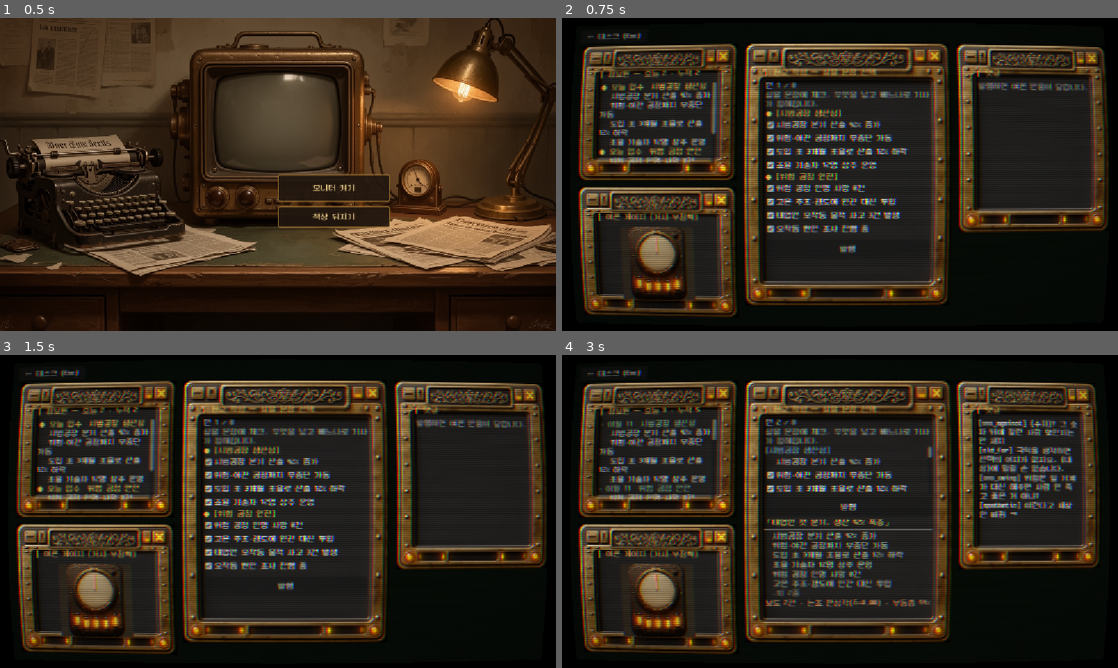
Above: before the commit, frames 1-4 (two rows, left to right).
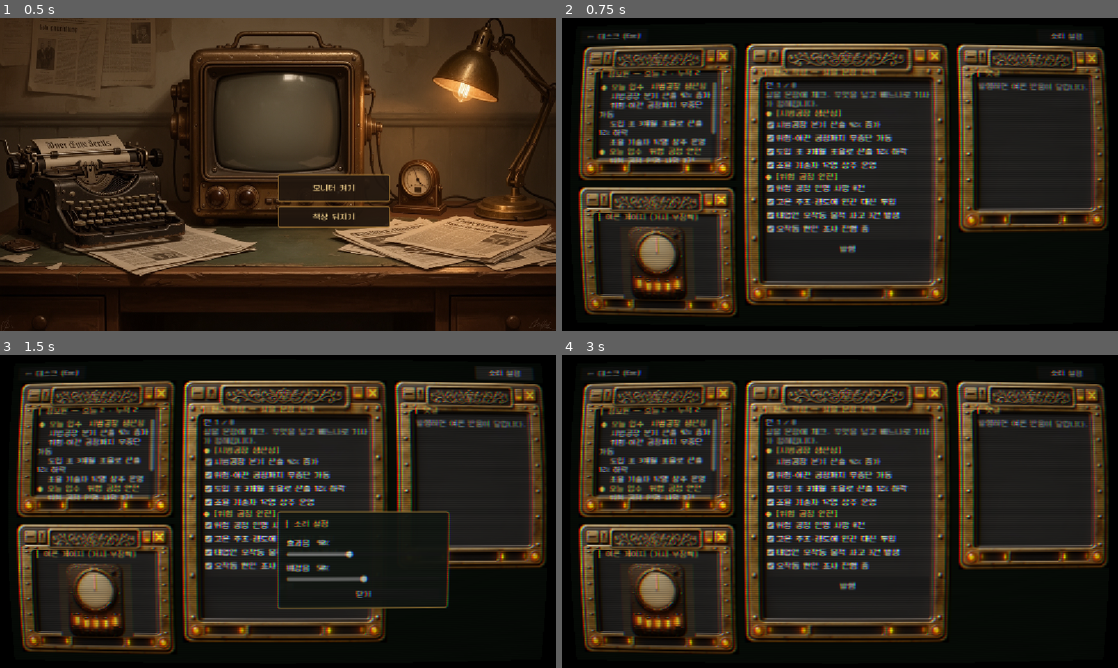
Above: after the commit, the same moments.

Repository: JiwonKim-kr/artificer-pipeline
Game: Godot game, scene res://scenes/main.tscn
The game is run twice, just before and just after one commit, with the same random seed, the same clock (stepped at 60 frames per second) and the same inputs.
Inputs (mouse positions are in pixels of both pictures, inside the frame that each line leads up to):
- Up to frame 1 (0.5 s): no input
- Up to frame 2 (0.75 s): click "모니터 켜기" at 0.5 s
- Up to frame 3 (1.5 s): click (517, 367) at 1.25 s, where only the run after the commit has a clickable "소리 설정"
- Up to frame 4 (3 s): click (928, 596) at 2 s, where only the run after the commit has a clickable "닫기"; click "시범공장 분기 산출 42% 증가" at 2.75 s

Frame 1 is identical in both runs. In frame 2, 0.1% of the frame differs, in the area x 87-94%, y 4-8%; in frame 3, 3.6%; in frame 4, 15%, in the area x 6-99%, y 4-92%.

Commit message:
[play build] Phase2 사운드 설정 — SE/BGM 버스 + 소리 설정 패널
#1 완결: default_bus_layout.tres(Master/SE/BGM) 추가, main.tscn SE 노드 5종을
SE 버스로 라우팅(스톱갭 volume_db 대체). CRT OS 에 "소리 설정" 버튼 + 오버레이
패널(효과음·배경음 슬라이더, 백분율 표시). AudioServer 버스 볼륨 즉시 반영 +
user://settings.cfg 저장/복원. BGM 버스는 배경음 추가 대비 선반영.
기본 SE 40%(≈-8dB). parity/turn/smoke PASS.

Co-Authored-By: Claude Opus 4.8 <noreply@anthropic.com>

Diff:
--- /dev/null
+++ b/default_bus_layout.tres
@@ -0,0 +1,21 @@
+[gd_resource type="AudioBusLayout" format=3]
+
+[resource]
+bus/0/name = &"Master"
+bus/0/solo = false
+bus/0/mute = false
+bus/0/bypass_fx = false
+bus/0/volume_db = 0.0
+bus/0/send = &"Master"
+bus/1/name = &"SE"
+bus/1/solo = false
+bus/1/mute = false
+bus/1/bypass_fx = false
+bus/1/volume_db = 0.0
+bus/1/send = &"Master"
+bus/2/name = &"BGM"
+bus/2/solo = false
+bus/2/mute = false
+bus/2/bypass_fx = false
+bus/2/volume_db = 0.0
+bus/2/send = &"Master"
--- a/scenes/main.tscn
+++ b/scenes/main.tscn
@@ -29,32 +29,32 @@
 stream = ExtResource("3_se_stream")
 target_path = NodePath("..")
 signal_name = &"monitor_powered"
-volume_db = -8.0
+bus = &"SE"
 
 [node name="SeUiPublish" type="AudioStreamPlayer" parent="."]
 script = ExtResource("4_se_emitter")
 stream = ExtResource("5_se_stream")
 target_path = NodePath("..")
 signal_name = &"article_published"
-volume_db = -8.0
+bus = &"SE"
 
 [node name="SeUiDetected" type="AudioStreamPlayer" parent="."]
 script = ExtResource("6_se_emitter")
 stream = ExtResource("7_se_stream")
 target_path = NodePath("..")
 signal_name = &"distortion_detected"
-volume_db = -8.0
+bus = &"SE"
 
 [node name="SeUiEnding" type="AudioStreamPlayer" parent="."]
 script = ExtResource("8_se_emitter")
 stream = ExtResource("9_se_stream")
 target_path = NodePath("..")
 signal_name = &"ending_reached"
-volume_db = -8.0
+bus = &"SE"
 
 [node name="SeUiClueFound" type="AudioStreamPlayer" parent="."]
 script = ExtResource("10_se_emitter")
 stream = ExtResource("11_se_stream")
 target_path = NodePath("..")
 signal_name = &"clue_found"
-volume_db = -8.0
+bus = &"SE"
--- a/src/ui/main.gd
+++ b/src/ui/main.gd
@@ -8,6 +8,7 @@
 const GAUGE_TEX := "res://assets/art/ui/gauge/opinion_needle.png"
 const WINDOW_FRAME := "res://assets/art/ui/window/frame.png"
 const CRT_SHADER := "res://src/ui/shaders/crt_screen.gdshader"
+const SETTINGS_PATH := "user://settings.cfg"  # 사운드 볼륨 등 사용자 설정 저장
 
 const ENDINGS := {
 	"성공": "표결일. 부동층이 찬성으로 돌아섰다. 「노동 근대화법」은 통과됐다.",
@@ -51,10 +52,14 @@
 var _informant_body: VBoxContainer  # 정보원 패널 스크롤 본문(턴별 갱신 대상)
 var _informant_title: Label         # 정보원 패널 타이틀(오늘/누적 카운트 표시)
 var _article_box: VBoxContainer     # 발행 기사 카드(헤드라인+본문)
+var _settings_panel: PanelContainer # 소리 설정 오버레이
+var _se_vol: float = 0.4            # 효과음 볼륨(0~1, 기본 ≈ -8dB)
+var _bgm_vol: float = 0.5           # 배경음 볼륨(0~1, BGM 추가 대비)
 
 func _ready() -> void:
 	set_anchors_and_offsets_preset(Control.PRESET_FULL_RECT)
 	_apply_font()
+	_load_audio_settings()  # 저장된 볼륨을 SE/BGM 버스에 적용(버스는 default_bus_layout.tres)
 	_tm = TurnManager.new(1)
 	_build_desk()
 	_build_screen()
@@ -153,6 +158,92 @@
 		elif _desk != null and _desk.visible:
 			_enter_screen()
 
+# ---------- 소리 설정 ----------
+func _build_settings_panel(parent: Control) -> void:
+	var panel := PanelContainer.new()
+	panel.name = "SettingsPanel"
+	panel.set_anchors_and_offsets_preset(Control.PRESET_CENTER)
+	panel.custom_minimum_size = Vector2(360, 0)
+	var sb := StyleBoxFlat.new()
+	sb.bg_color = Color(0.08, 0.10, 0.08, 0.96)
+	sb.set_border_width_all(2)
+	sb.border_color = Color(0.7, 0.55, 0.25)
+	sb.set_corner_radius_all(4)
+	sb.set_content_margin_all(18)
+	panel.add_theme_stylebox_override("panel", sb)
+	var vb := VBoxContainer.new()
+	vb.add_theme_constant_override("separation", 10)
+	panel.add_child(vb)
+	var title := Label.new()
+	title.text = "▍ 소리 설정"
+	title.add_theme_color_override("font_color", Color(1.0, 0.82, 0.44))
+	vb.add_child(title)
+	vb.add_child(HSeparator.new())
+	vb.add_child(_volume_row("효과음", "SE", _se_vol))
+	vb.add_child(_volume_row("배경음", "BGM", _bgm_vol))
+	var close := Button.new()
+	close.text = "닫기"
+	close.pressed.connect(func() -> void: panel.visible = false)
+	vb.add_child(close)
+	panel.visible = false
+	parent.add_child(panel)
+	_settings_panel = panel
+
+## 볼륨 슬라이더 한 줄(라벨 + 백분율 + HSlider). 값이 바뀌면 버스에 즉시 반영·저장.
+func _volume_row(label_text: String, bus_name: String, init_val: float) -> Control:
+	var row := VBoxContainer.new()
+	var head := Label.new()
+	head.text = "%s  %d%%" % [label_text, int(round(init_val * 100.0))]
+	row.add_child(head)
+	var s := HSlider.new()
+	s.min_value = 0.0
+	s.max_value = 1.0
+	s.step = 0.01
+	s.value = init_val
+	s.custom_minimum_size = Vector2(300, 22)
+	s.value_changed.connect(func(v: float) -> void:
+		head.text = "%s  %d%%" % [label_text, int(round(v * 100.0))]
+		_on_vol_changed(bus_name, v))
+	row.add_child(s)
+	return row
+
+func _toggle_settings() -> void:
+	if _settings_panel != null:
+		_settings_panel.visible = not _settings_panel.visible
+		if _settings_panel.visible:
+			_settings_panel.move_to_front()
+
+func _on_vol_changed(bus_name: String, v: float) -> void:
+	if bus_name == "SE":
+		_se_vol = v
+	else:
+		_bgm_vol = v
+	_apply_bus_vol(bus_name, v)
+	_save_audio_settings()
+
+## 0~1 볼륨을 버스에 적용(0 근처면 뮤트). 버스가 없으면 조용히 무시.
+func _apply_bus_vol(bus_name: String, v: float) -> void:
+	var idx: int = AudioServer.get_bus_index(bus_name)
+	if idx < 0:
+		return
+	AudioServer.set_bus_mute(idx, v <= 0.005)
+	AudioServer.set_bus_volume_db(idx, linear_to_db(maxf(v, 0.0001)))
+
+func _load_audio_settings() -> void:
+	var cfg := ConfigFile.new()
+	if cfg.load(SETTINGS_PATH) == OK:
+		_se_vol = float(cfg.get_value("audio", "se", _se_vol))
+		_bgm_vol = float(cfg.get_value("audio", "bgm", _bgm_vol))
+	_apply_bus_vol("SE", _se_vol)
+	_apply_bus_vol("BGM", _bgm_vol)
+
+func _save_audio_settings() -> void:
+	var cfg := ConfigFile.new()
+	cfg.load(SETTINGS_PATH)  # 다른 섹션 보존
+	cfg.set_value("audio", "se", _se_vol)
+	cfg.set_value("audio", "bgm", _bgm_vol)
+	cfg.save(SETTINGS_PATH)
+
 func _search_desk() -> void:
 	if _tm.discover_theo():
 		clue_found.emit()
@@ -194,6 +285,14 @@
 	back.custom_minimum_size = Vector2(150, 30)
 	back.pressed.connect(_exit_screen)
 	os.add_child(back)
+	var settings_btn := Button.new()
+	settings_btn.name = "SettingsButton"
+	settings_btn.text = "소리 설정"
+	settings_btn.position = Vector2(1002, 10)
+	settings_btn.custom_minimum_size = Vector2(130, 30)
+	settings_btn.pressed.connect(_toggle_settings)
+	os.add_child(settings_btn)
+	_build_settings_panel(os)
 
 	var bbc := BackBufferCopy.new()
 	bbc.copy_mode = BackBufferCopy.COPY_MODE_VIEWPORT
